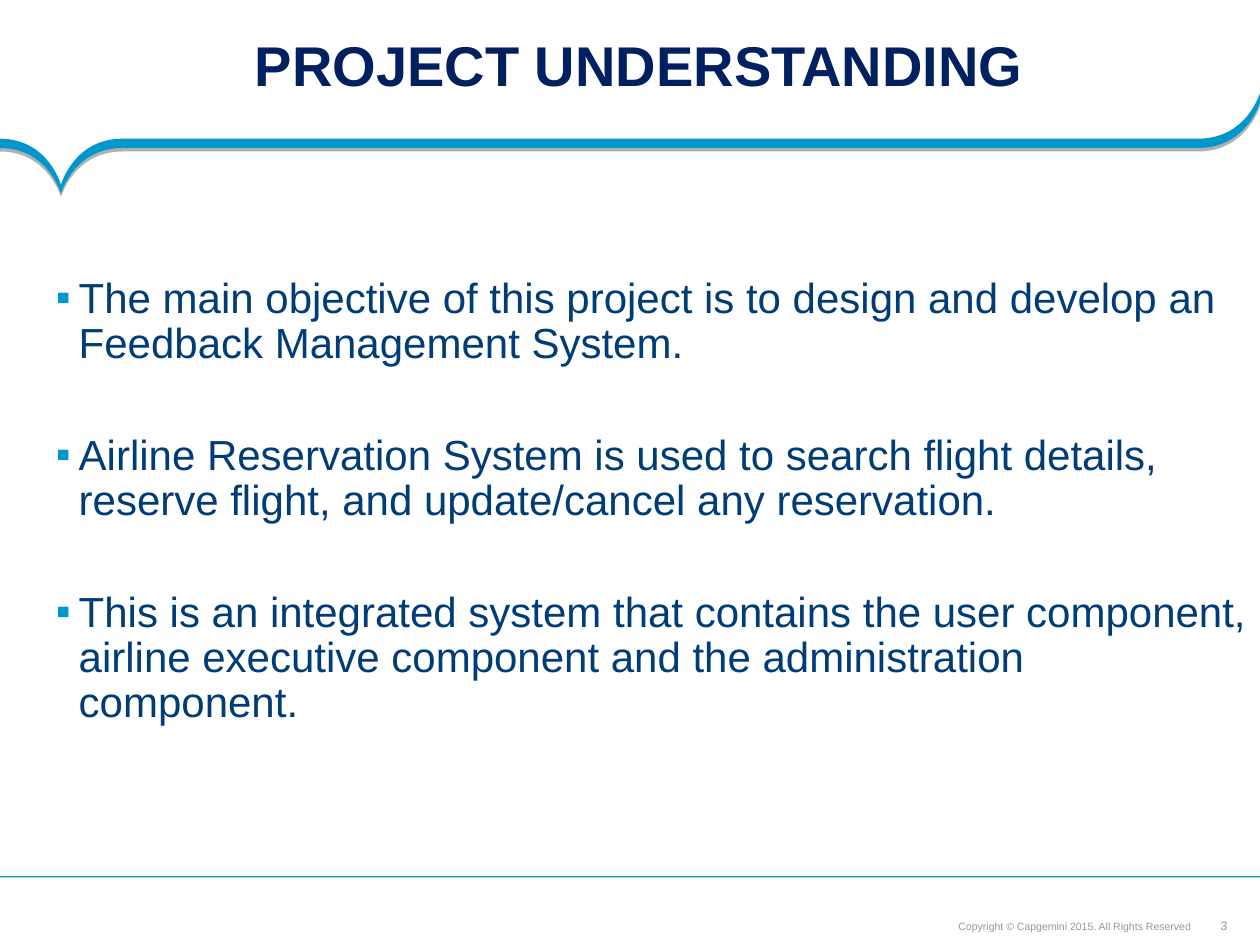
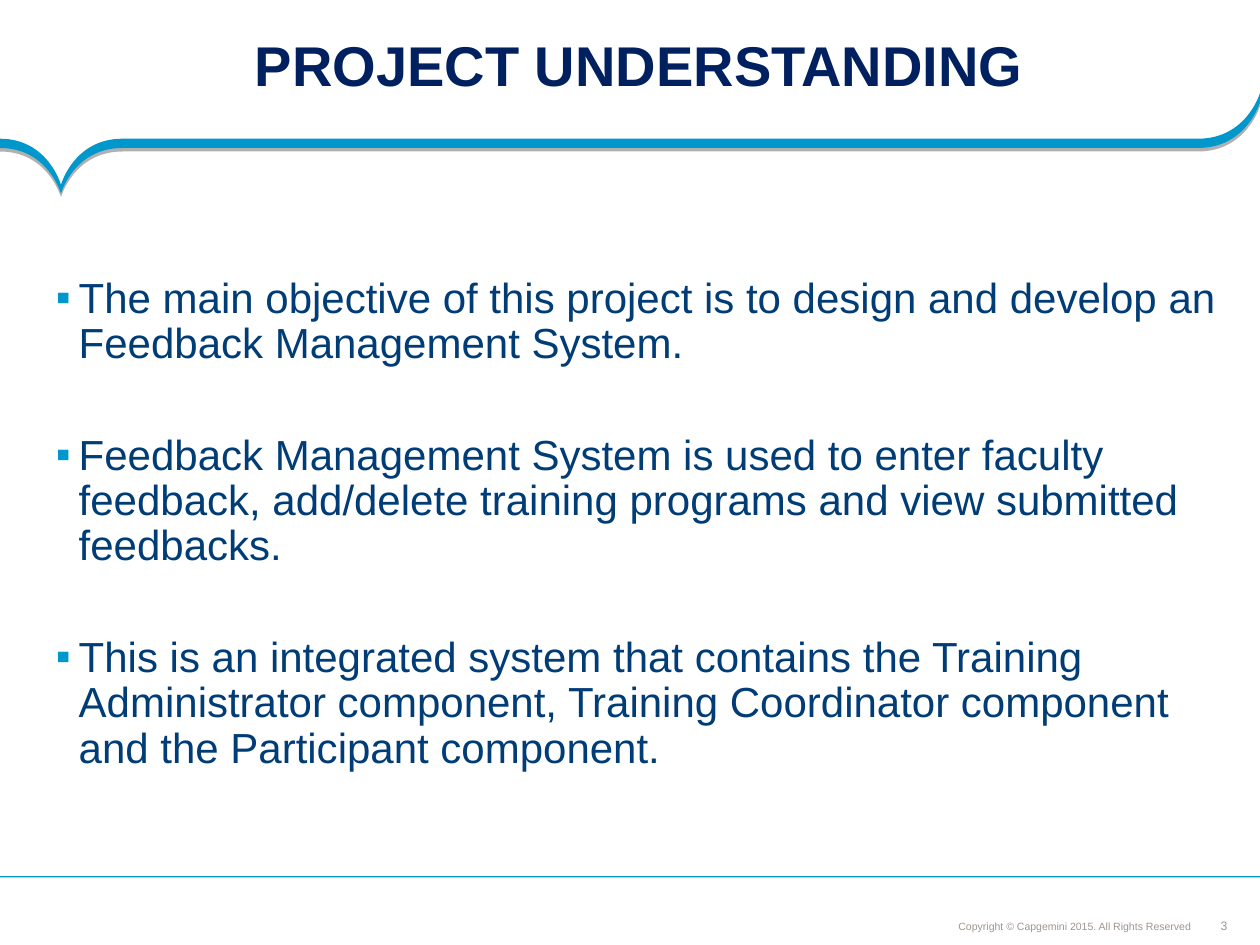
Before and after one commit to SaiEshwar157233/FeedbackMS, a slide deck: slide 3 of Feedback_managment_PLP Documents/ProjectDocuments/Requirements/Understanding Documents/Feedback Management System.ppt. Drawn at 1260x945 pixels with LibreOffice and Linux fonts; fonts in the diff are those of the drawing; background and template pictures are left out. Boxes give left, top, right and bottom in pixels: in the first picture for what was removed or moved away, otherwise in the second. Text is boxed around its words. In the diff, an @@ line names an element or a change of style, - is before the commit and + after.

```diff
--- a/Feedback_managment_PLP Documents/ProjectDocuments/Requirements/Understanding Documents/Feedback Management System.ppt
+++ b/Feedback_managment_PLP Documents/ProjectDocuments/Requirements/Understanding Documents/Feedback Management System.ppt
@@ text at [79,439,1178,771]: text changed @@
-▪ Airline Reservation System is used to search flight details, reserve flight, and update/cancel any reservation.
-▪ This is an integrated system that contains the user component, airline executive component and the administration component.
+▪ Feedback Management System is used to enter faculty feedback, add/delete training programs and view submitted feedbacks.
+▪ This is an integrated system that contains the Training Administrator component, Training Coordinator component and the Participant component.
```
Also in this commit, not shown: 9 other slides changed, 6 slides added, 10 slides removed, 4 other files.
